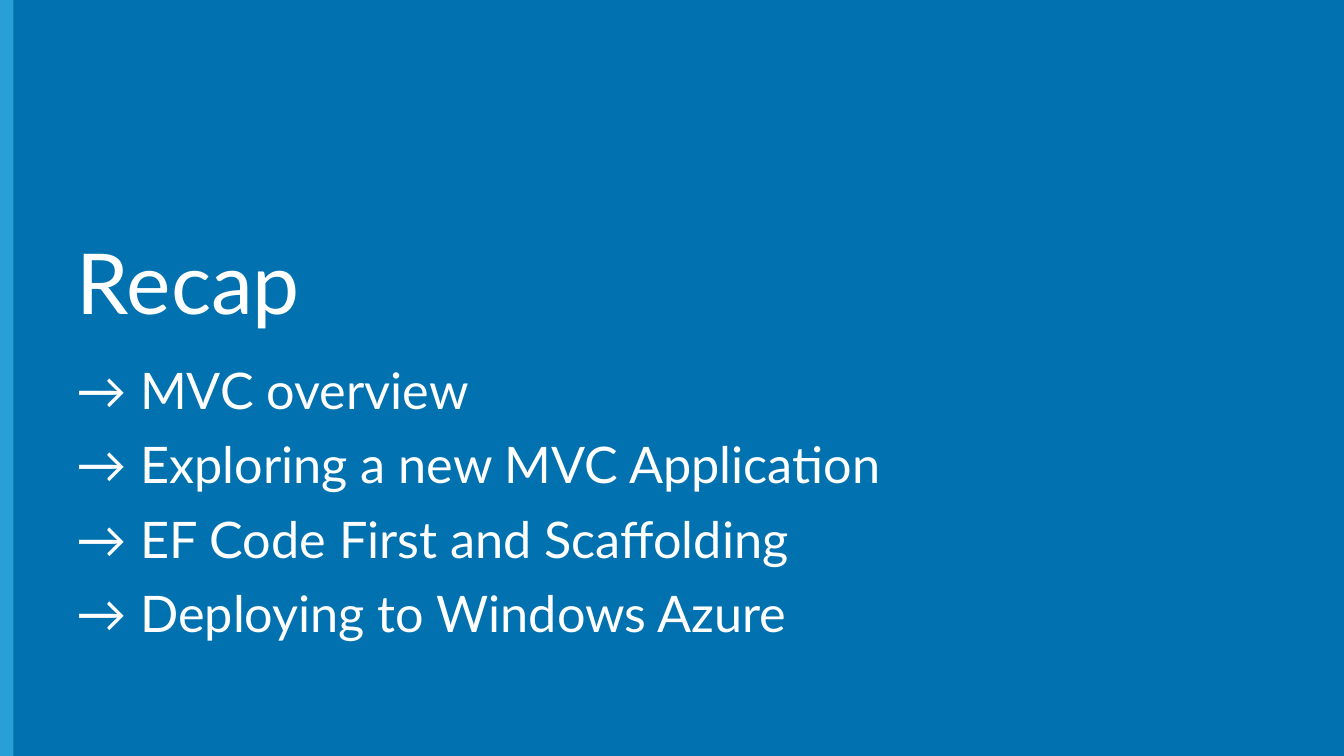
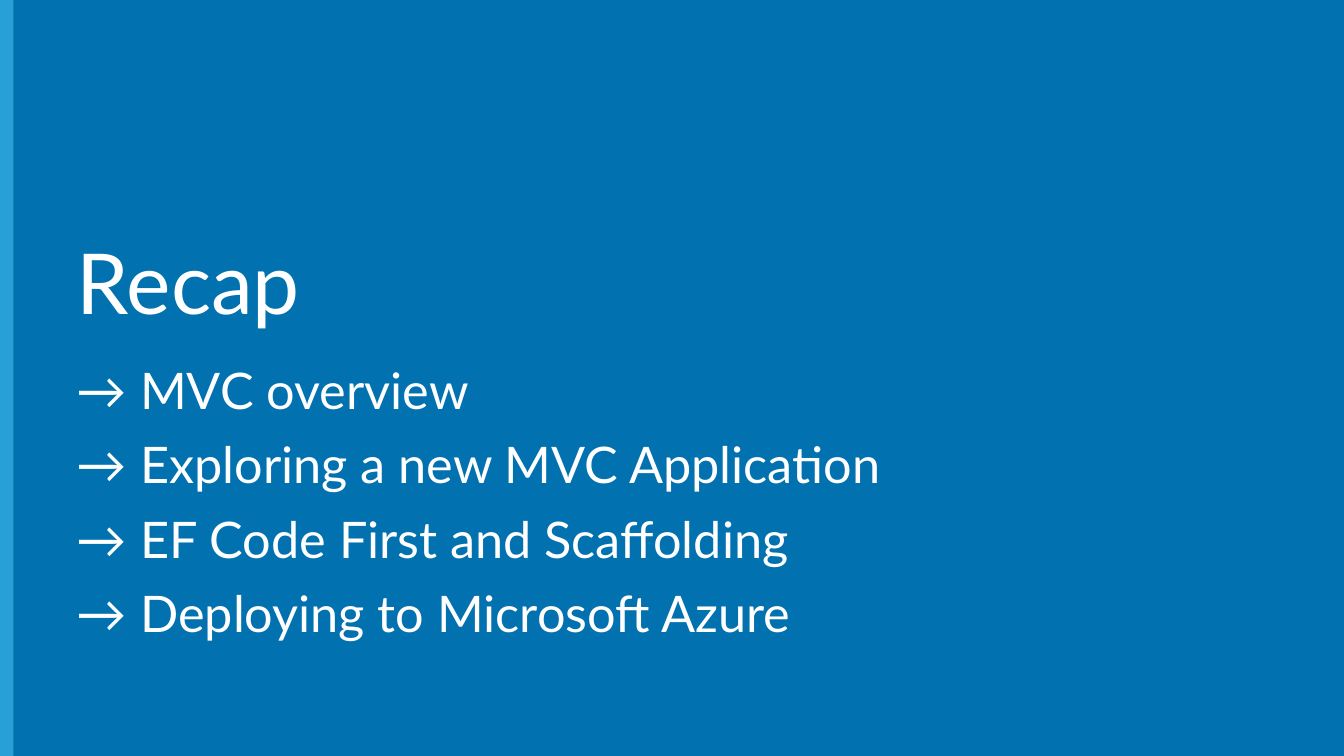
Before and after one commit to Microsoft-Web/DECK-Build-and-deploy-ASPNET, a slide deck: slide 11 of 3-Build-and-deploy-ASPNET.pptx. Drawn at 1344x756 pixels with LibreOffice and Linux fonts; fonts in the diff are those of the drawing; background and template pictures are left out. Boxes give left, top, right and bottom in pixels: in the first picture for what was removed or moved away, otherwise in the second. Text is boxed around its words. In the diff, an @@ line names an element or a change of style, - is before the commit and + after.

Commit message:
Changed Windows Azure to Microsoft Azure

```diff
--- a/3-Build-and-deploy-ASPNET.pptx
+++ b/3-Build-and-deploy-ASPNET.pptx
@@ subtitle at box(140, 595, 790, 641): text changed @@
-→ Deploying to Windows Azure
+→ Deploying to Microsoft Azure
```
Also in this commit, not shown: 3 other slides changed.
